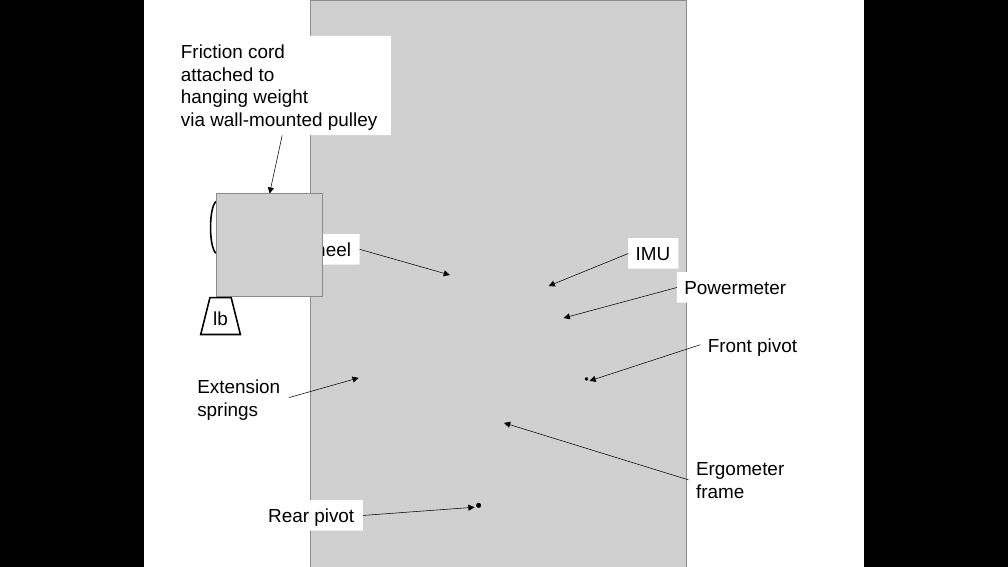
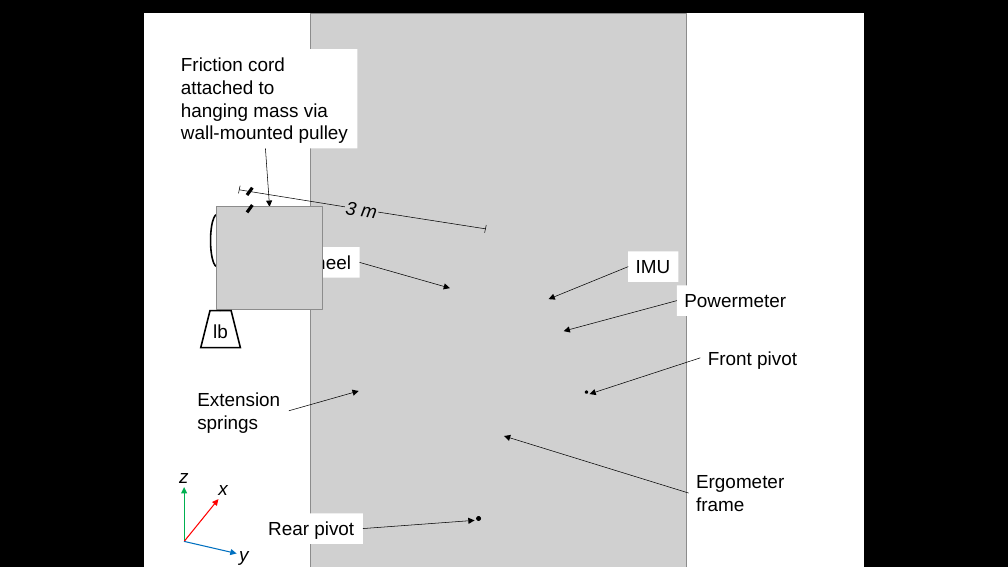
Before and after one commit to ross-wilkinson/rock-no-rock, a slide deck: slide 1 of docs/fig_setup_labelled.pptx. Drawn at 1008x567 pixels with LibreOffice and Linux fonts; fonts in the diff are those of the drawing; grey boxes stand for pictures. Boxes give left, top, right and bottom in pixels: in the first picture for what was removed or moved away, otherwise in the second. Text is boxed around its words. In the diff, an @@ line names an element or a change of style, - is before the commit and + after.

```diff
--- a/docs/fig_setup_labelled.pptx
+++ b/docs/fig_setup_labelled.pptx
@@ rectangle "Friction cord": place and size @@
-rectangle "Friction cord" at <box>174,36,392,135</box>
+rectangle "Friction cord" at <box>174,49,358,148</box>
@@ text in rectangle at <box>181,103,348,143</box>: text changed @@
-hanging weight
-via wall-mounted pulley
+hanging mass via
+wall-mounted pulley
@@ arrow moved from (282, 135) - (270, 194) to (265, 148) - (270, 207) @@
@@ group added at <box>179,186,486,565</box>: 6 lines, 4 texts, 3 arrows @@
+z
+x
+y
+3 m
@@ 1 rectangle, 1 ellipse, 1 freeform shape, 1 cylinder, 1 arrow: place and size @@
-1 rectangle, 1 ellipse, 1 freeform shape, 1 cylinder, 1 arrow at <box>211,197,481,531</box>
+1 rectangle, 1 ellipse, 1 freeform shape, 1 cylinder, 1 arrow at <box>211,209,481,544</box>
@@ 6 arrows, 4 texts, 4 rectangles, 2 pictures, 1 ellipse, 1 trapezoid: place and size @@
-6 arrows, 4 texts, 4 rectangles, 2 pictures, 1 ellipse, 1 trapezoid at <box>144,0,864,567</box>
+6 arrows, 4 texts, 4 rectangles, 2 pictures, 1 ellipse, 1 trapezoid at <box>144,13,864,567</box>
```
Also in this commit, not shown: 33 other files.
